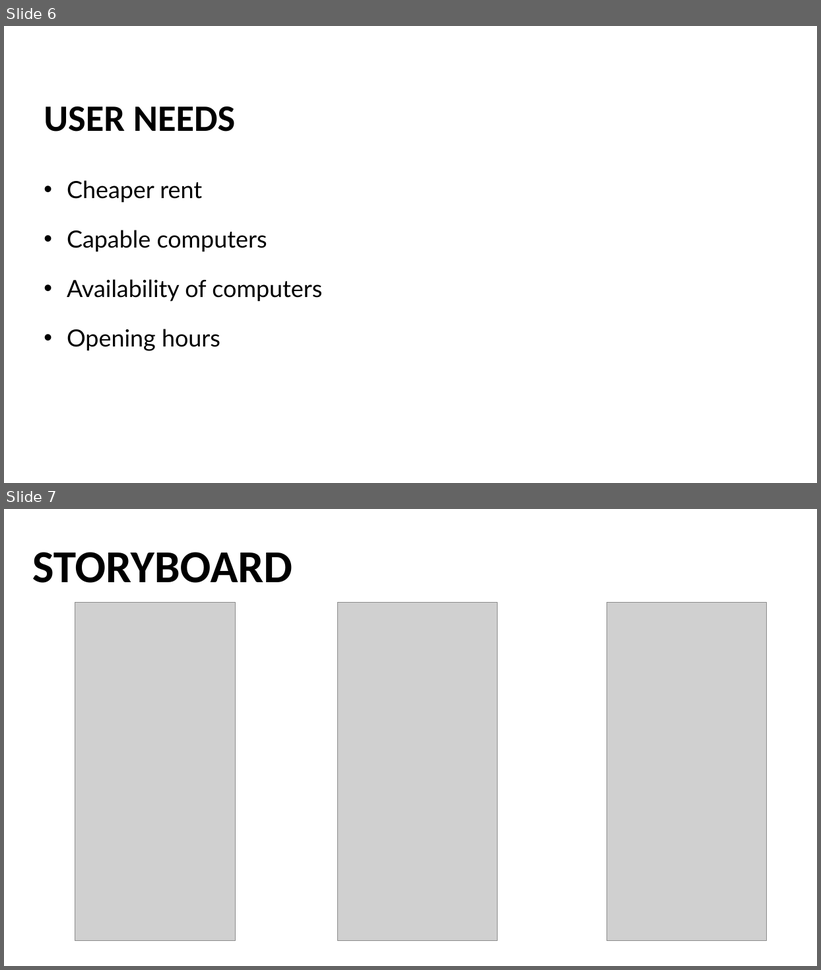
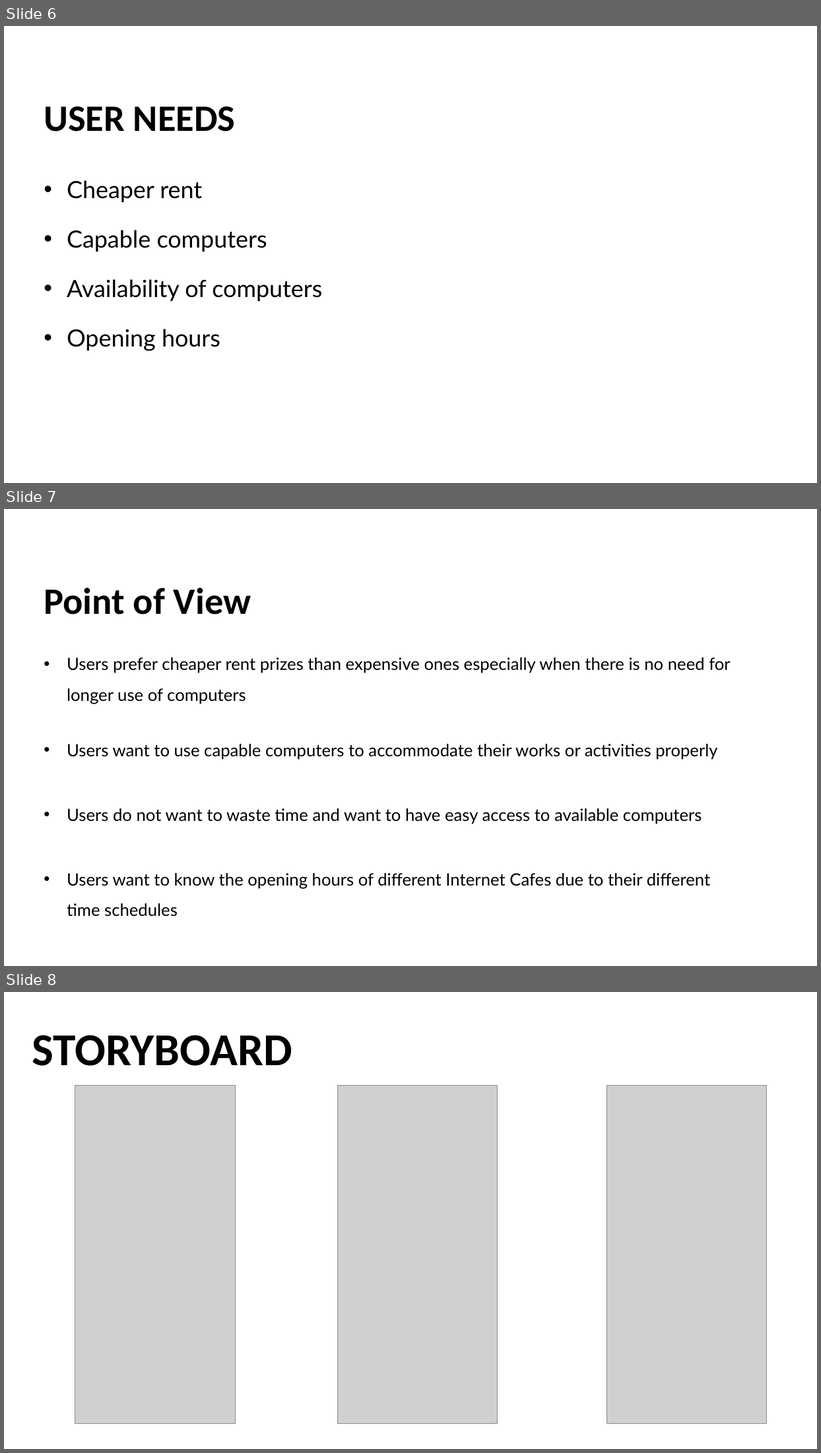
Before and after one commit to dbeler2/userdessf181-A1-dbeler2-jbermudo, a slide deck: userdes.pptx. Shown one above the other, each under a label of ours: slides 6 and 7 before the commit, slides 6, 7 and 8 after it. The pictures are 821x970 and 821x1453 pixels, drawn with LibreOffice and Linux fonts; fonts in the diff are those of the drawing; grey boxes stand for pictures. Boxes give left, top, right and bottom in pixels: in the first picture for what was removed or moved away, otherwise in the second. Text is boxed around its words. In the diff, an @@ line names an element or a change of style, - is before the commit and + after.

Commit message:
added point of view, user feedback, transcribed user feedback

```diff
--- a/userdes.pptx
+++ b/userdes.pptx
@@ slide 7 added at <box>4,509,817,966</box>, background #FFFFFF @@
@@ text added at <box>44,588,251,615</box>, 44 pt, text #000000, bold @@
+Point of View
@@ text added at <box>67,657,730,917</box>, 20 pt, text #000000 @@
+• Users prefer cheaper rent prizes than expensive ones especially when there is no need for longer use of computers
+• Users want to use capable computers to accommodate their works or activities properly
+• Users do not want to waste time and want to have easy access to available computers
+• Users want to know the opening hours of different Internet Cafes due to their different time schedules
@@ what was slide 7 is now slide 8 @@
```
Also in this commit, not shown: 2 other slides added, 1 other file.
